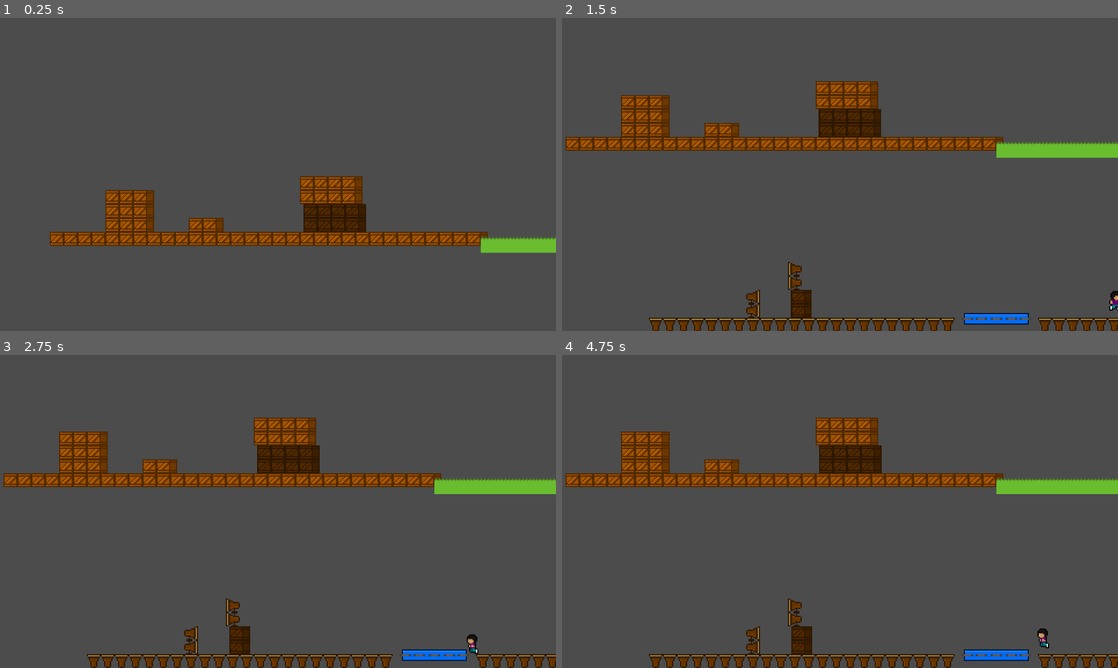
Above: before the commit, frames 1-4 (two rows, left to right).
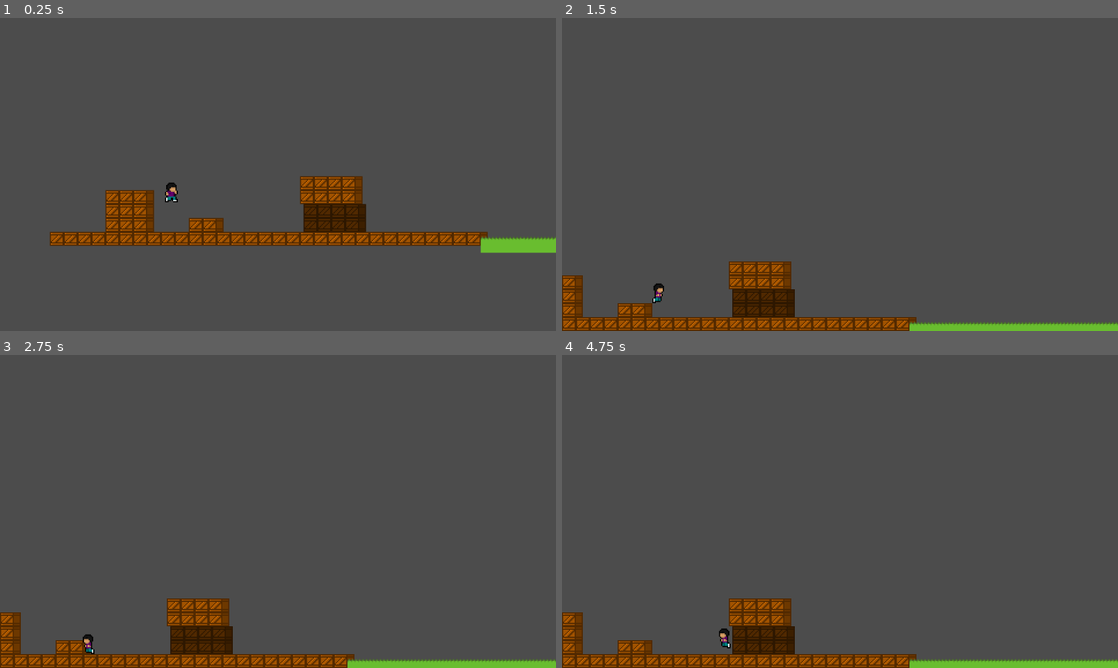
Above: after the commit, the same moments.

Repository: Guilherme-Calland/superMegaDorito
Game: Godot game, scene res://scenes/level/TestLevel.tscn
The game is run twice, just before and just after one commit, with the same random seed, the same clock (stepped at 60 frames per second) and the same inputs.
Inputs (mouse positions are in pixels of both pictures, inside the frame that each line leads up to):
- Up to frame 1 (0.25 s): no input
- Up to frame 2 (1.5 s): move the mouse to (962, 158) at 0.52 s; hold D (right) from 0.53 s (still down); click (962, 158) at 0.6 s; tap W (jump) at 0.77 s; move the mouse to (728, 190) at 1.27 s; click (728, 190) at 1.35 s
- Up to frame 3 (2.75 s): tap W (jump) at 1.52 s; move the mouse to (333, 442) at 2.02 s; release D (right) at 2.03 s; hold A (left) from 2.03 s (still down); hold Shift (grab) from 2.03 s (still down); click (333, 442) at 2.3 s
- Up to frame 4 (4.75 s): move the mouse to (812, 574) at 2.77 s; release A (left) at 2.78 s; release Shift (grab) at 2.78 s; hold D (right) 2.78-4.28 s; click (812, 574) at 2.85 s; tap W (jump) at 3.02, 3.77, 4.52 s; move the mouse to (1006, 558) at 3.52 s; click (1006, 558) at 3.6 s; move the mouse to (673, 464) at 4.27 s; hold A (left) from 4.28 s (still down); tap Shift (grab) at 4.35 s; click (673, 464) at 4.55 s

The runs differ from the first frame. In frame 1, 0.1% of the frame differs, in the area x 29-32%, y 52-59%; in frame 2, 15%, in the area x 0-100%, y 20-100%; in frame 3, 15%; in frame 4, 15%.

Commit message:
ajustando musical tiles

Diff:
--- a/scenes/level/TestLevel.tscn
+++ b/scenes/level/TestLevel.tscn
@@ -99,10 +99,10 @@
 script = ExtResource( 6 )
 
 [node name="Player" parent="." instance=ExtResource( 2 )]
-position = Vector2( 236, 111 )
+position = Vector2( -99, -43 )
 collision_mask = 0
 collision/safe_margin = 0.001
-dashForce = 285
+dashForce = 150
 playerJumpingAudioEnabled = false
 
 [node name="Terrain" type="Node" parent="."]
@@ -575,7 +575,7 @@
 [connection signal="body_entered" from="CameraNodes/MovementLock1" to="." method="_on_MovementLock_body_entered" binds= [ "left" ]]
 [connection signal="body_exited" from="CameraNodes/MovementLock1" to="." method="_on_MovementLock_body_exited"]
 [connection signal="body_entered" from="CameraNodes/MoveCameraTrigger2" to="CameraNodes/MoveCameraTrigger2" method="_on_body_entered" binds= [ Vector2( 467, 32 ), 0 ]]
-[connection signal="body_entered" from="CameraNodes/MoveCameraTrigger3" to="CameraNodes/MoveCameraTrigger3" method="_on_body_entered" binds= [ Vector2( 33, 33 ), 3 ]]
+[connection signal="body_entered" from="CameraNodes/MoveCameraTrigger3" to="CameraNodes/MoveCameraTrigger3" method="_on_body_entered" binds= [ Vector2( 33, 100 ), 3 ]]
 [connection signal="body_entered" from="CameraNodes/MovementLock3" to="." method="_on_MovementLock_body_entered" binds= [ "right" ]]
 [connection signal="body_exited" from="CameraNodes/MovementLock3" to="." method="_on_MovementLock_body_exited"]
 [connection signal="body_entered" from="CameraNodes/MoveCameraTrigger4" to="CameraNodes/MoveCameraTrigger4" method="_on_body_entered" binds= [ Vector2( -317, 149 ), 3 ]]
Not shown, added: export_presets.cfg
Not shown, added: Coisa2.2.exe
Not shown, added: Coisa2.2.pck
